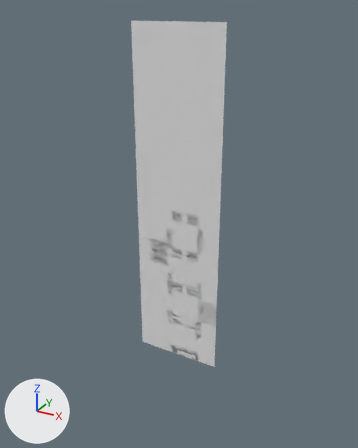
A saved change to the OBJ model Assets/Tiled2Unity/Meshes/tutorial_room.obj.
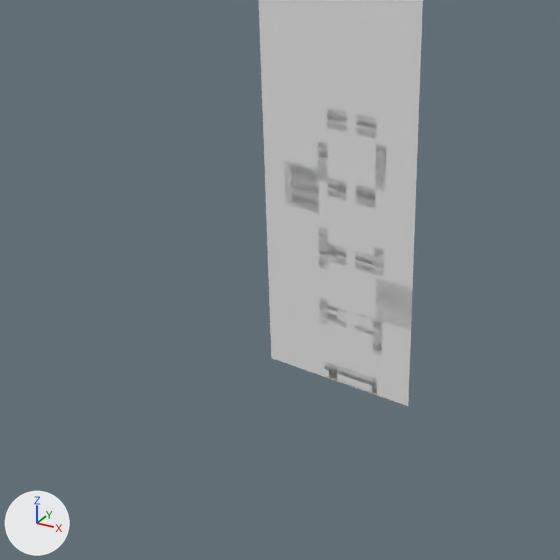
Each version is shown whole from a 50 mm lens placed at (965.0, -2197.0, 65.0), pointed at (-276.0, 58.0, -1062.0), then close up on the part from 0% to 82% of the width and 34% to 100% of the height. Every picture has the same lights, and +X, +Y and +Z are marked at lower left. Where no turn or scale is listed for an object, it has been applied to the vertices.

The first close-up shows 'tutorial_room'.
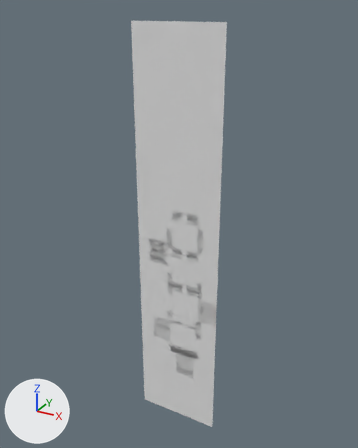
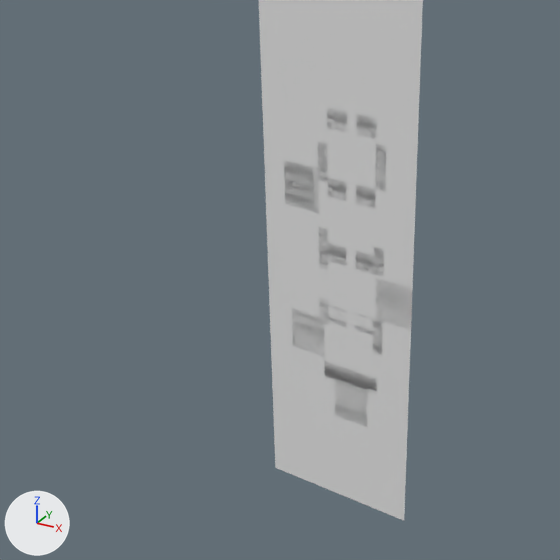
Location of each change, (x1, y1, x2, y2) in pixels of the close-ups (560 x 560 px):
'tutorial_room', reshaped
    before: (259, 0, 423, 406)
    after: (259, 0, 423, 521)
part 1 of me_tutorial_room, added
    after: (271, 309, 408, 521)

The change in detail:
me_tutorial_room is used by ob_tutorial_room; location (0.0, 0.0, 0.0).
me_tutorial_room had 4051 vertices, 3926 faces and spanned x -512.0..0.0, y 0.0, z -1920.0..0.0.
me_tutorial_room now has 5047 vertices, 4888 faces and spans x -512.0..0.0, y 0.0, z -2400.0..0.0.
me_tutorial_room part 1: 996 vertices added at x -512.0..0.0, y 0.0, z -2400.0..-1690.0.
